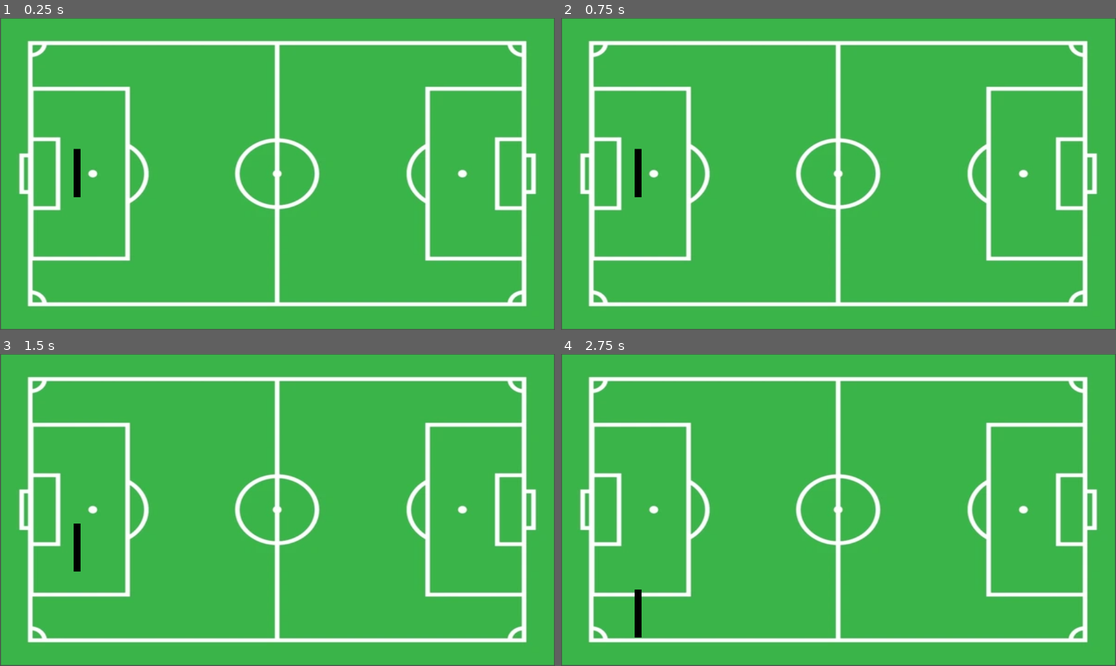
Above: before the commit, frames 1-4 (two rows, left to right).
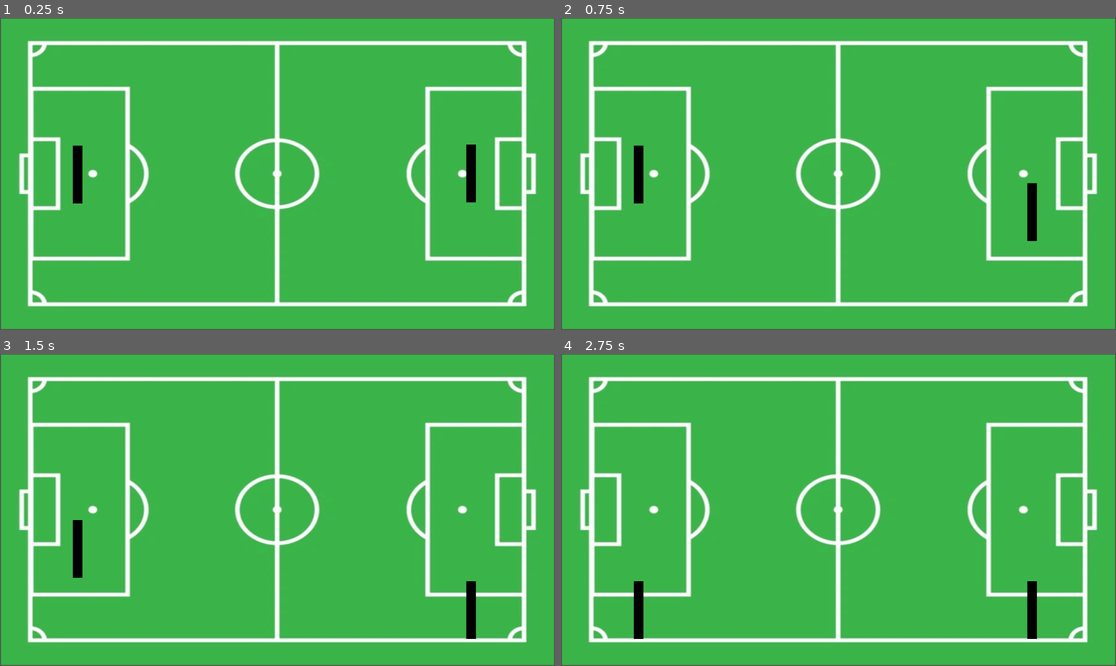
Above: after the commit, the same moments.

Repository: lulorojas/Pong-Rojas-2026
Game: Godot game, scene res://Escenas/principal.tscn
The game is run twice, just before and just after one commit, with the same random seed, the same clock (stepped at 60 frames per second) and the same inputs.
Inputs:
- Up to frame 1 (0.25 s): no input
- Up to frame 2 (0.75 s): tap Enter at 0.5 s; hold Down (Bajar_derecha, bound only after the commit) from 0.53 s (still down)
- Up to frame 3 (1.5 s): release Down (Bajar_derecha, bound only after the commit) at 1.28 s; hold S (Bajar_izquierda) from 1.28 s (still down)
- Up to frame 4 (2.75 s): release S (Bajar_izquierda) at 2.03 s; hold Down (Bajar_derecha, bound only after the commit) from 2.03 s (still down)

The runs differ from the first frame. In frame 1, 0.5% of the frame differs, in the area x 13-86%, y 40-60%; in frame 2, 0.5%, in the area x 13-86%, y 40-72%; in frame 3, 0.5%; in frame 4, 0.5%.

Commit message:
detalles y arranque pelota

Diff:
--- /dev/null
+++ b/pong/Escenas/Pelota.tscn
@@ -0,0 +1,11 @@
+[gd_scene format=3 uid="uid://biounwts37ba7"]
+
+[node name="Node2D" type="Node2D" unique_id=987801682]
+
+[node name="Pelota" type="CharacterBody2D" parent="." unique_id=2031700553]
+
+[node name="ColorRect" type="ColorRect" parent="Pelota" unique_id=1790270791]
+offset_left = 38.0
+offset_top = 24.0
+offset_right = 78.0
+offset_bottom = 64.0
--- /dev/null
+++ b/pong/Escenas/paleta_derecha.gd
@@ -0,0 +1,20 @@
+extends CharacterBody2D
+
+
+
+
+var speed = 400
+
+func _physics_process(delta):
+
+	var direction = 0
+
+	if Input.is_action_pressed("Subir_derecha"):
+		direction -= 1
+
+	if Input.is_action_pressed("Bajar_derecha"):
+		direction += 1
+
+	velocity.y = direction * speed
+
+	move_and_slide()
--- a/pong/Escenas/principal.tscn
+++ b/pong/Escenas/principal.tscn
@@ -2,9 +2,10 @@
 
 [ext_resource type="Texture2D" uid="uid://c3ptaymkusx4" path="res://canchita.webp" id="1_1vygb"]
 [ext_resource type="Script" uid="uid://b1t0d4tlgeoxw" path="res://Escenas/paleta_izquierda.gd" id="1_ahmf4"]
+[ext_resource type="Script" uid="uid://cwd16ntcfcres" path="res://Escenas/paleta_derecha.gd" id="3_6w77o"]
 
 [sub_resource type="RectangleShape2D" id="RectangleShape2D_6w77o"]
-size = Vector2(10, 100)
+size = Vector2(20, 120)
 
 [sub_resource type="RectangleShape2D" id="RectangleShape2D_ahmf4"]
 size = Vector2(1024, 2.5)
@@ -16,6 +17,23 @@
 scale = Vector2(1.9125001, 1.611875)
 texture = ExtResource("1_1vygb")
 
+[node name="Paleta derecha" type="CharacterBody2D" parent="." unique_id=1085796466]
+position = Vector2(817, -2)
+script = ExtResource("3_6w77o")
+
+[node name="CollisionShape2D" type="CollisionShape2D" parent="Paleta derecha" unique_id=1809663773]
+position = Vector2(161, 325)
+shape = SubResource("RectangleShape2D_6w77o")
+
+[node name="Sprite2D" type="Sprite2D" parent="Paleta derecha" unique_id=1647222106]
+
+[node name="ColorRect" type="ColorRect" parent="Paleta derecha" unique_id=206472853]
+offset_left = 151.0
+offset_top = 265.0
+offset_right = 171.0
+offset_bottom = 385.0
+color = Color(0, 0, 0, 1)
+
 [node name="Paleta izquierda" type="CharacterBody2D" parent="." unique_id=1207880403]
 script = ExtResource("1_ahmf4")
 
@@ -26,10 +44,10 @@
 [node name="Sprite2D" type="Sprite2D" parent="Paleta izquierda" unique_id=1849804578]
 
 [node name="ColorRect" type="ColorRect" parent="Paleta izquierda" unique_id=1684840291]
-offset_left = 153.0
-offset_top = 272.0
-offset_right = 167.0
-offset_bottom = 372.0
+offset_left = 151.0
+offset_top = 265.0
+offset_right = 171.0
+offset_bottom = 385.0
 color = Color(0, 0, 0, 1)
 
 [node name="Pared Arriba" type="StaticBody2D" parent="." unique_id=1016028345]
--- a/pong/project.godot
+++ b/pong/project.godot
@@ -27,6 +27,16 @@
 "events": [Object(InputEventKey,"resource_local_to_scene":false,"resource_name":"","device":-1,"window_id":0,"alt_press …(192 unchanged characters)…
 ]
 }
+Subir_derecha={
+"deadzone": 0.2,
+"events": [Object(InputEventKey,"resource_local_to_scene":false,"resource_name":"","device":-1,"window_id":0,"alt_pressed":false,"shift_pressed":false,"ctrl_pressed":false,"meta_pressed":false,"pressed":false,"keycode":0,"physical_keycode":4194320,"key_label":0,"unicode":0,"location":0,"echo":false,"script":null)
+]
+}
+Bajar_derecha={
+"deadzone": 0.2,
+"events": [Object(InputEventKey,"resource_local_to_scene":false,"resource_name":"","device":-1,"window_id":0,"alt_pressed":false,"shift_pressed":false,"ctrl_pressed":false,"meta_pressed":false,"pressed":false,"keycode":0,"physical_keycode":4194322,"key_label":0,"unicode":0,"location":0,"echo":false,"script":null)
+]
+}
 
 [physics]
 
Not shown, added: pong/Escenas/paleta_derecha.gd.uid
Empty file added: pong/paleta_derecha.gd
Not shown, added: pong/paleta_derecha.gd.uid
